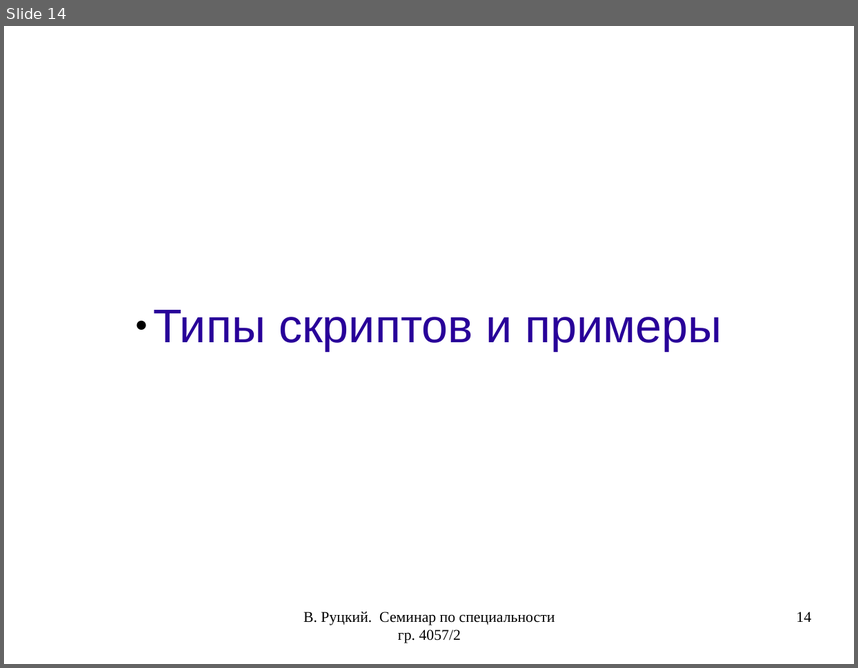
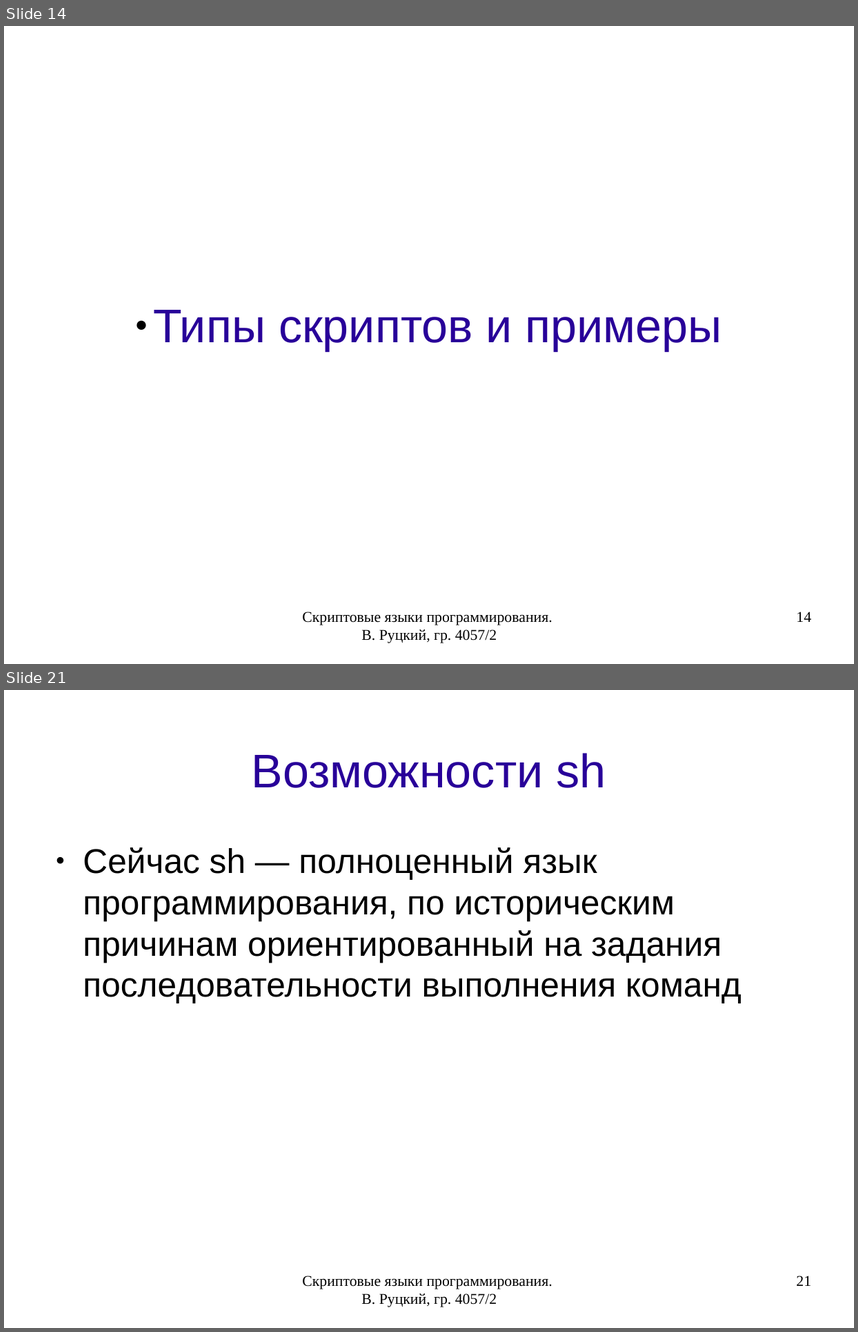
Before and after one commit to rutsky/semester07, a slide deck: Operation_systems/scripting_languages/40572_Rutsky_Scripting_languages.odp. Shown one above the other, each under a label of ours: slide 14 before the commit, slides 14 and 21 after it; the slides between them are not shown. The pictures are 858x668 and 858x1332 pixels, drawn with LibreOffice and Linux fonts; fonts in the diff are those of the drawing. Boxes give left, top, right and bottom in pixels: in the first picture for what was removed or moved away, otherwise in the second. Text is boxed around its words. In the diff, an @@ line names an element or a change of style, - is before the commit and + after.

```diff
--- a/Operation_systems/scripting_languages/40572_Rutsky_Scripting_languages.odp
+++ b/Operation_systems/scripting_languages/40572_Rutsky_Scripting_languages.odp
@@ slide 21 added at [4,690,854,1328], background #FFFFFF @@
@@ title added at [252,753,606,788], 44 pt, text #280099 @@
+Возможности sh
@@ text added at [83,847,742,1003], 32 pt, text #000000 @@
+● Сейчас sh — полноценный язык программирования, по историческим причинам ориентированный на задания последовательности выполнения команд
@@ text added at [302,1275,553,1307], 14 pt, text #000000 @@
+Скриптовые языки программирования. В. Руцкий, гр. 4057/2
@@ page number added at [796,1275,811,1285], 14 pt, text #000000 @@
+21
@@ slide 14 changed as well @@
@@ text at [302,611,553,643]: text changed @@
-В. Руцкий. Семинар по специальности гр. 4057/2
+Скриптовые языки программирования. В. Руцкий, гр. 4057/2
```
Also in this commit, not shown: 16 other slides changed, 12 other slides added, 1 slide removed, 5 other files.
